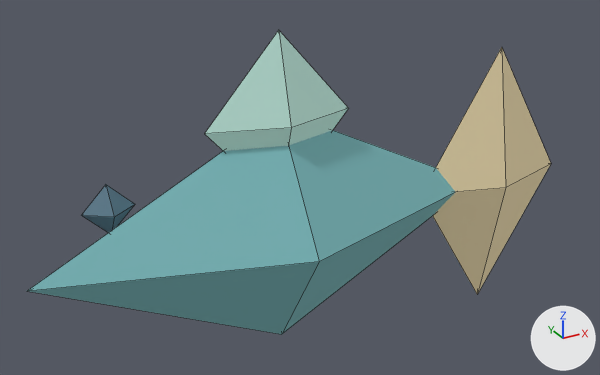
Two versions of the OBJ model art/Fish.obj, one commit apart.
Rendered twice from a 50 mm camera at (-1.79, -3.47, 1.95) aimed at (0.18, 0.11, 0.16). Lighting does not change. The marker at lower right points along +X, +Y and +Z. The first picture is the older version. Mesh edges are drawn as thin lines. Where no turn or scale is listed for an object, it has been applied to the vertices.

Names of what the first picture shows: 'Fish'.
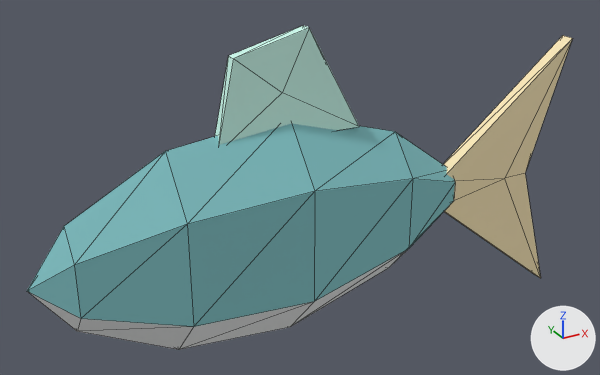
Patch to the scene script:
```diff
--- a/art/Fish.obj.py
+++ b/art/Fish.obj.py
@@ mat_shade13 @@
+mat_shade13 = principled_material('Shade13')
+mat_shade13.base_color = (0.957, 0.973, 0.973)  # white #fafcfc
+mat_shade13.roughness = 1.0
@@ me_fish @@
 # used by ob_fish; location = (0.0, 0.0, 0.0)
-me_fish.from_pydata(...)  # 24 vertices, 32 faces; spans x -1.3..1.9, y -0.4..0.45, z -0.8..1.05
+me_fish.from_pydata(...)  # 59 vertices, 102 faces; spans x -1.3..1.9, y -0.27..0.27, z -0.8..1.05
+# me_fish part 1: the loose piece of 6 vertices spanning x -0.94..-0.66, y 0.25..0.45, z 0.01..0.29 is scaled about its middle by (0.714, 0.5, 0.714), then moved by (-0.02, -0.14, 0.01)
+# me_fish part 2: the loose piece of 6 vertices spanning x 0.9..1.9, y -0.15..0.15, z -0.8..0.8 is rebuilt with 12 vertices and now spans x 1.0..1.9, y -0.04..0.04, z -0.8..0.8
+# me_fish part 3
+# 11 vertices are removed from x -0.4..1.3, y -0.4..0.4, z -0.65..1.05
+# 16 faces are deleted
+# 40 vertices are added at x -1.1..1.1, y -0.27..0.27, z -0.62..1.05
+# 38 new faces join them, mat_shade4 (cyan #82c2c5)
+# 20 new faces join them, mat_shade13 (white #fafcfc)
+# 16 new faces join them, mat_shade5 (green #cefaed)
 me_fish.materials.append(mat_shade4)
@@ me_fish @@
 me_fish.materials.append(mat_shade5)
+me_fish.materials.append(mat_shade13)  # white #fafcfc
```

Changed parts and their boxes [x1, y1, x2, y2] in the pictures (600 x 375 px; the box of a moved part takes in the faces that stretch with it):
'Fish', reshaped (7% taller)
    before: [27, 30, 551, 334]
    after: [27, 25, 573, 350]
part 1 of me_fish, moved or reshaped (not visible afterwards)
    before: [81, 185, 135, 233]
part 2 of me_fish, rebuilt (10% wider)
    before: [433, 47, 551, 294]
    after: [443, 35, 573, 278]
part 3 of me_fish, built on
    before: [27, 30, 455, 334]
    after: [27, 25, 455, 350]
